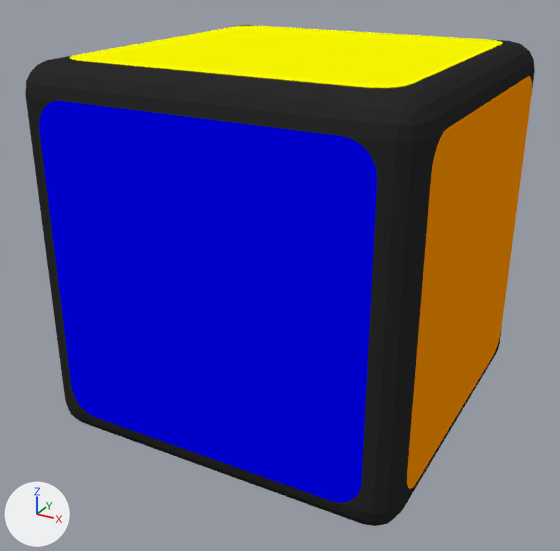
The Blender file models/rubiks-cube.blend, before and after one commit.
Before and after are seen from a 50 mm camera at (1.87, -3.61, 1.53) aimed at (-0.04, -0.13, -0.21). Every picture has the same lights, and +X, +Y and +Z are marked at lower left.
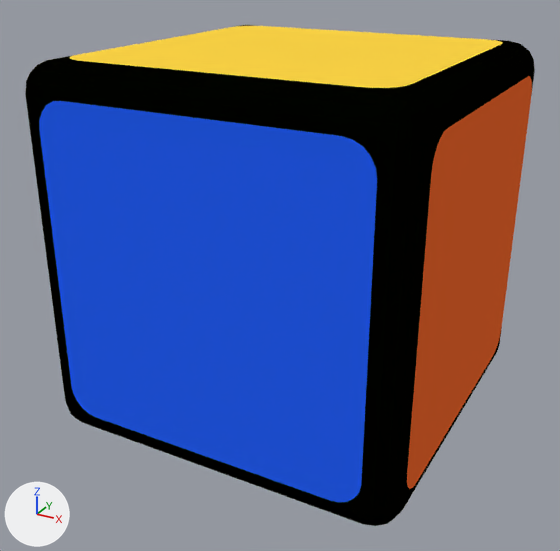
What changed in the scene script:
```text
Change mat_cube:
    mat_cube.base_color: (0.0254, 0.0254, 0.0254) -> (0.000607, 0.000607, 0.0)  # black #2c2c2c -> black #020200
Change mat_stickerblue:
    mat_stickerblue.base_color: (0.0, 0.0, 1.0) -> (0.0194, 0.122, 1.0)  # blue #0000ff -> blue #2662ff
Change mat_stickerorange:
    mat_stickerorange.base_color: (1.0, 0.3, 0.0) -> (0.922, 0.147, 0.0296)  # orange #ff9500 -> orange #f66b30
Change mat_stickeryellow:
    mat_stickeryellow.base_color: (1.0, 1.0, 0.0) -> (1.0, 0.672, 0.0612)  # yellow #ffff00 -> yellow #ffd646
```

Boxes (x1, y1, x2, y2) around the edits, measured in the pictures (560 x 551 px):
'Cube', recoloured
    both: (25, 25, 535, 526)
